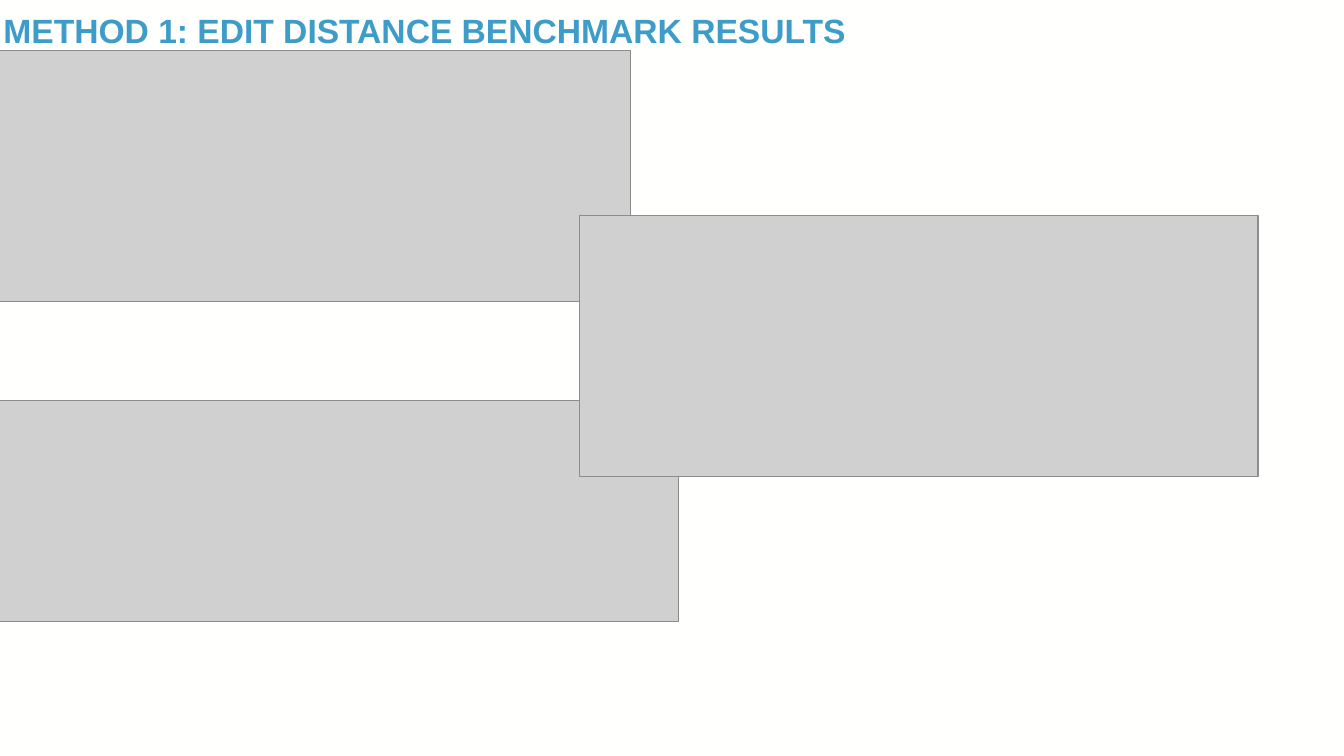
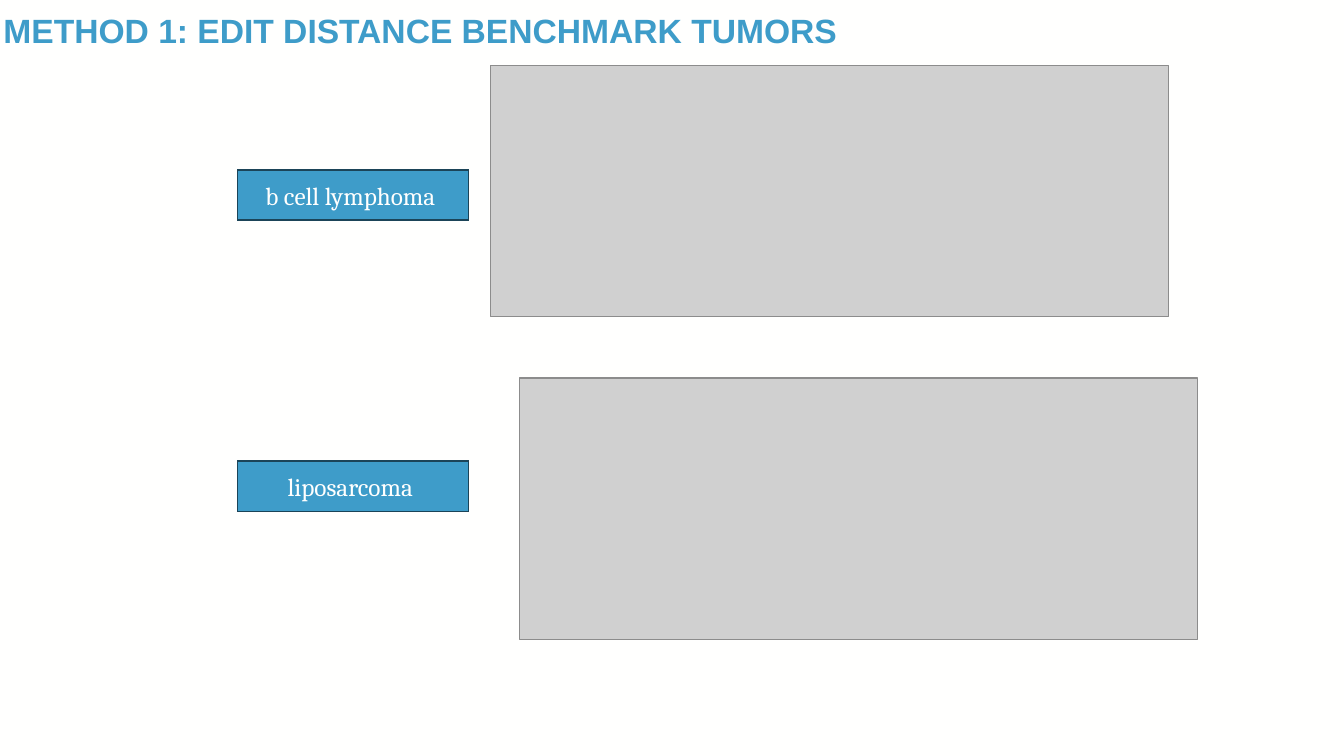
Before and after one commit to TaylorResearchLab/CANTOS, a slide deck: slide 14 of presentations/BIG_2024.pptx. Drawn at 1344x756 pixels with LibreOffice and Linux fonts; fonts in the diff are those of the drawing; grey boxes stand for pictures; background and template pictures are left out. Boxes give left, top, right and bottom in pixels: in the first picture for what was removed or moved away, otherwise in the second. Text is boxed around its words. In the diff, an @@ line names an element or a change of style, - is before the commit and + after.

```diff
--- a/presentations/BIG_2024.pptx
+++ b/presentations/BIG_2024.pptx
@@ title at [3, 19, 837, 44]: text changed @@
-METHOD 1: EDIT DISTANCE BENCHMARK RESULTS
+METHOD 1: EDIT DISTANCE BENCHMARK TUMORS
@@ picture: place and size @@
-picture at [0, 51, 630, 302]
+picture at [490, 66, 1169, 317]
@@ rectangle added at [237, 169, 469, 220], fill #3E9CC9, outline #1B4458 1 pt, 18 pt, text #FFFFFE @@
+b cell lymphoma
@@ picture: place and size @@
-picture at [580, 216, 1258, 477]
+picture at [519, 378, 1198, 639]
@@ picture removed at [0, 400, 679, 622] @@
@@ rectangle added at [237, 461, 469, 511], fill #3E9CC9, outline #1B4458 1 pt, 18 pt, text #FFFFFE @@
+liposarcoma
```
Also in this commit, not shown: 10 other slides changed, 3 slides added, 1 slide removed, 4 other files.
